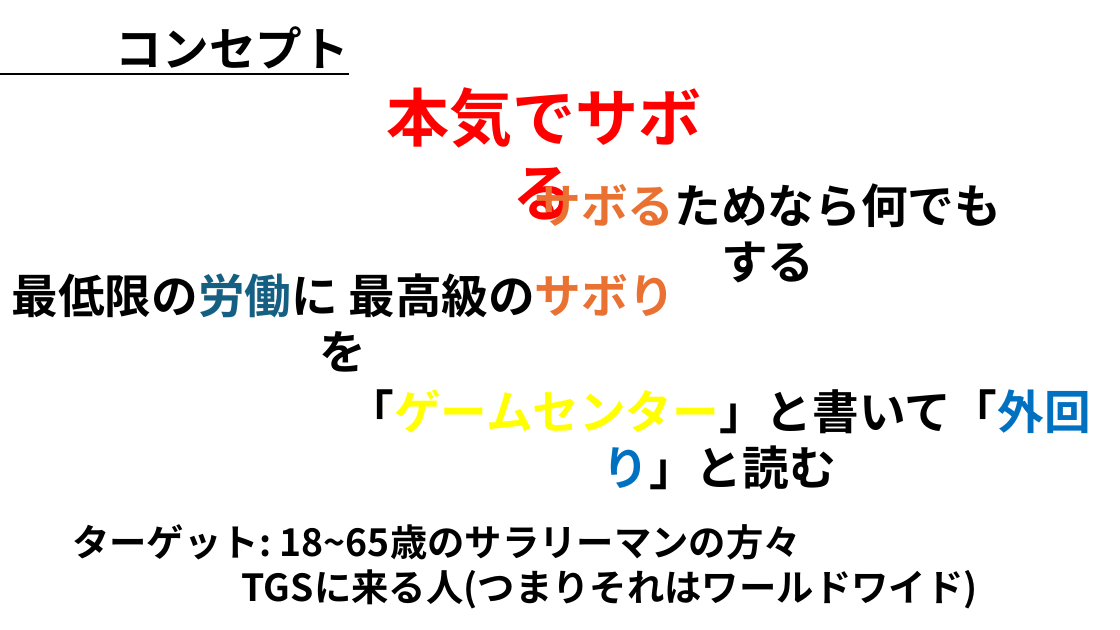
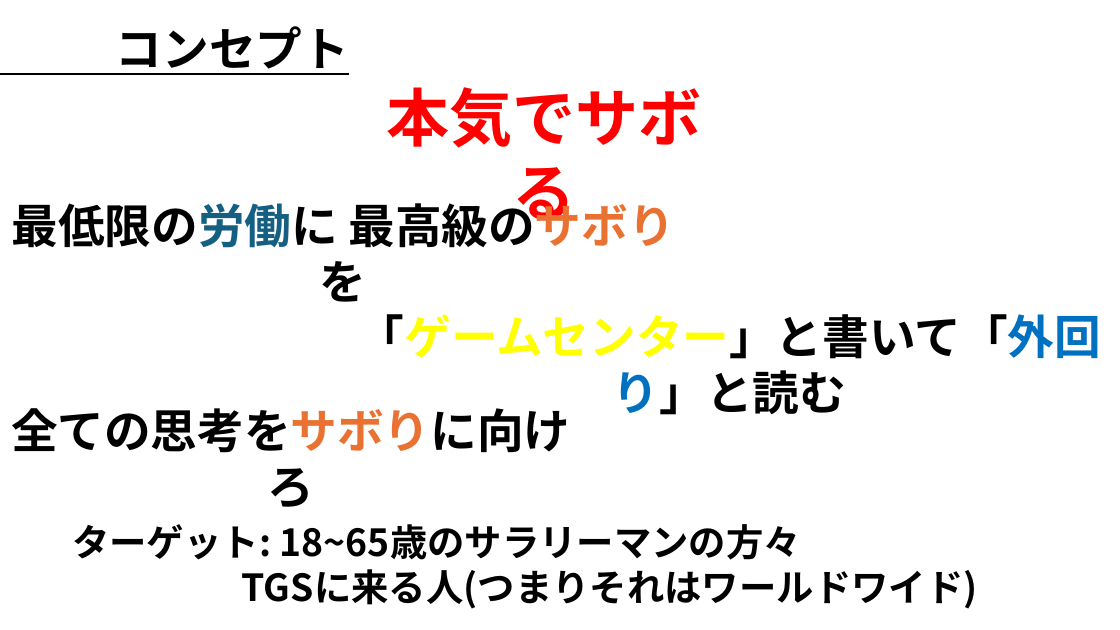
Before and after one commit to NISHIO-ASUMA/GotoTGS, a slide deck: slide 2 of 提出物関係/企画書/GC3_前期チーム制作_企画書.pptx. Drawn at 1120x630 pixels with LibreOffice and Linux fonts; fonts in the diff are those of the drawing; background and template pictures are left out. Boxes give left, top, right and bottom in pixels: in the first picture for what was removed or moved away, otherwise in the second. Text is boxed around its words. In the diff, an @@ line names an element or a change of style, - is before the commit and + after.

```diff
--- a/提出物関係/企画書/GC3_前期チーム制作_企画書.pptx
+++ b/提出物関係/企画書/GC3_前期チーム制作_企画書.pptx
@@ text "最低限の労働に 最高級のサボりを" rewrapped from <box>12,273,674,318</box> to <box>12,195,674,248</box> @@
@@ text "「ゲームセンター」と書いて「外回り」と読む": place and size @@
-text "「ゲームセンター」と書いて「外回り」と読む" at <box>348,389,1091,490</box>
+text "「ゲームセンター」と書いて「外回り」と読む" at <box>358,314,1101,415</box>
@@ text at <box>11,408,570,453</box>: text changed @@
-サボるためなら何でもする
+全ての思考をサボりに向けろ
```
Also in this commit, not shown: 3 other slides changed, 3 other files.
